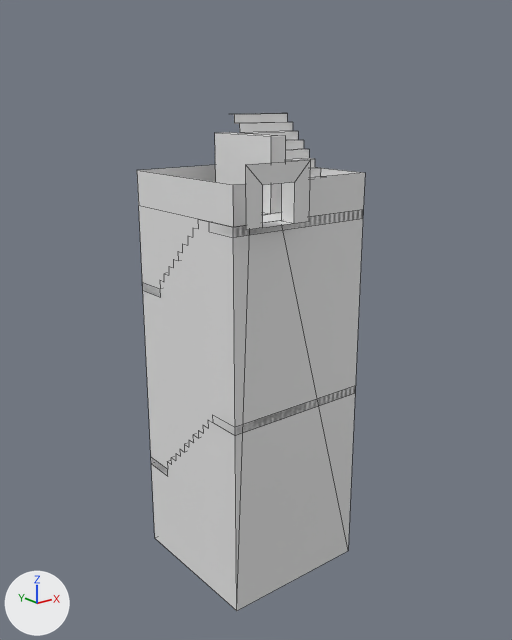
Two versions of the Blender file assets/Models/LevelSets/LevelTransitionStaircase.blend, one commit apart.
Rendered twice from a 50 mm camera at (-20.2, -26.0, 5.9) aimed at (4.6, 5.0, -6.5). The axes (+X, +Y, +Z) are drawn at lower left. The lights are the same throughout. Mesh edges are drawn as thin lines.
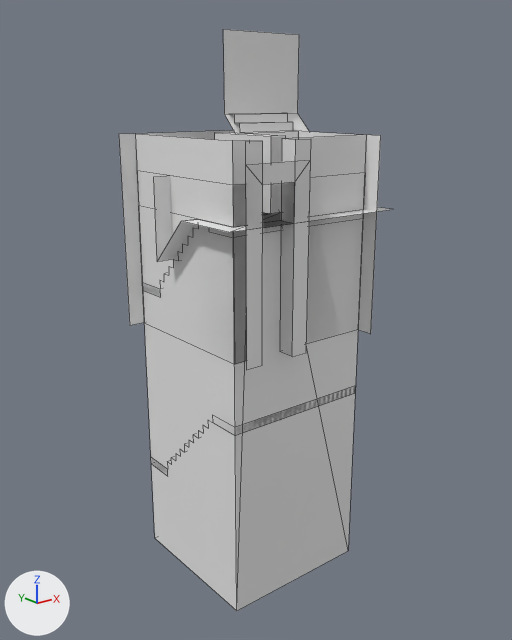
Location of each change, [x1, y1, x2, y2] in pixels of the pictures (512 x 640 px):
'COLL', added
    after: [119, 29, 392, 370]

The change, as a list of edits to the scene's bpy script:
```text
Add me_plane_002:
    me_plane_002.from_pydata(...)  # 38 vertices, 16 faces; spans x -1.0..10.3, y 0.0..10.0, z -7.0..9.5
Add ob_coll:
    ob_coll = bpy.data.objects.new('COLL', me_plane_002)
    ob_coll.location = (0.0, 0.0, 0.0)
```
